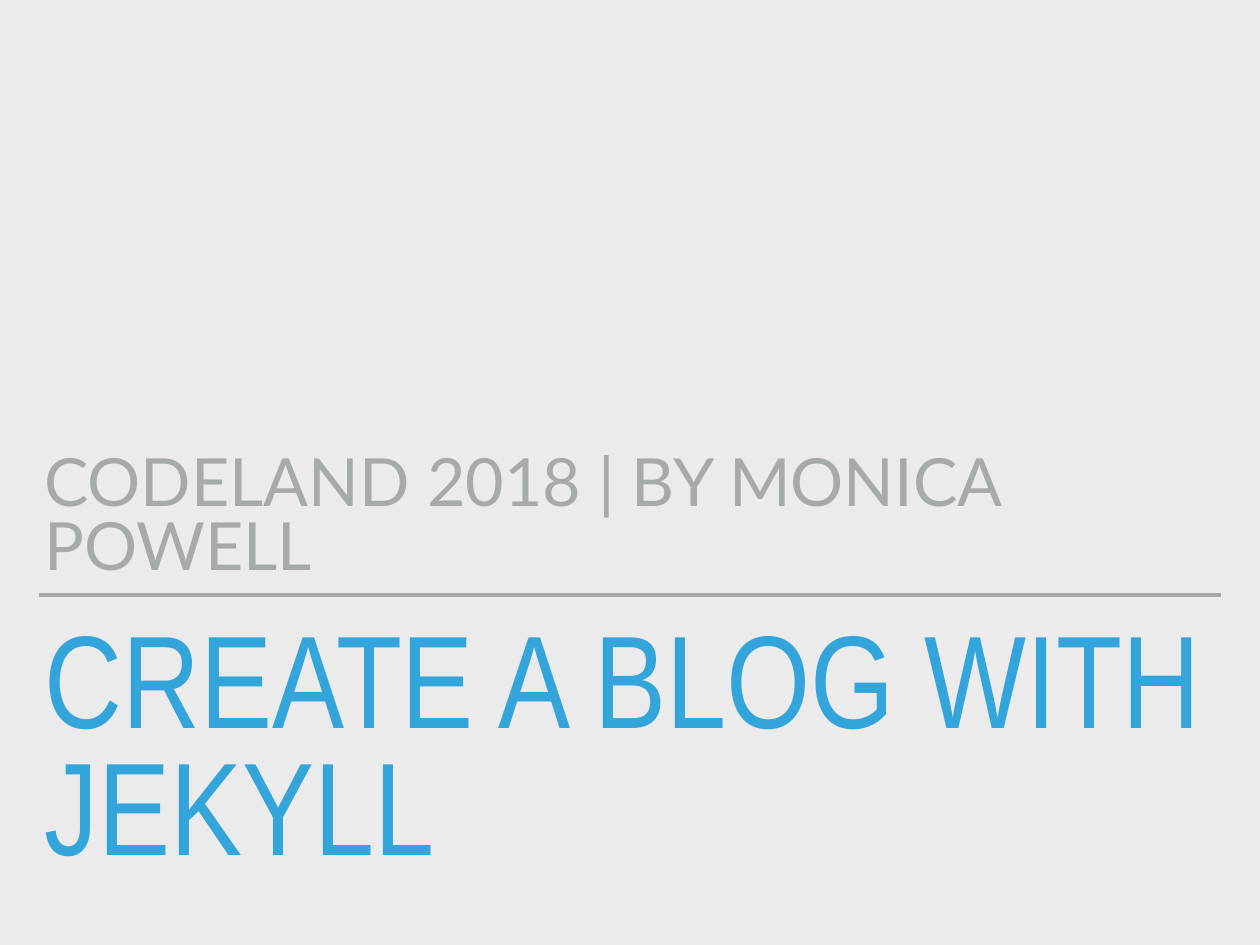
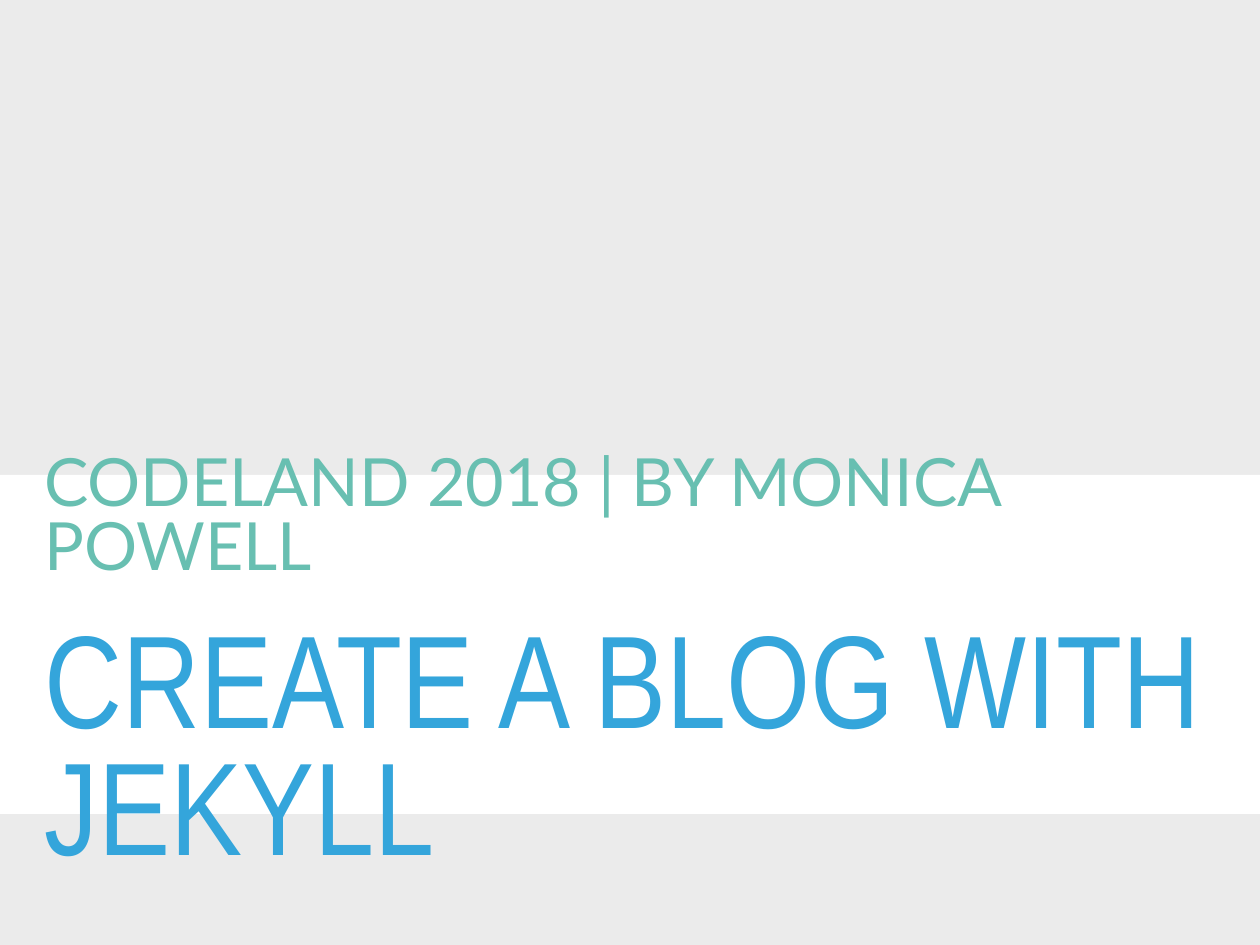
Before and after one commit to M0nica/codeland-workshop, a slide deck: slide 1 of codeland2018.pptx. Drawn at 1260x945 pixels with LibreOffice and Linux fonts; fonts in the diff are those of the drawing; background and template pictures are left out. Boxes give left, top, right and bottom in pixels: in the first picture for what was removed or moved away, otherwise in the second. Text is boxed around its words. In the diff, an @@ line names an element or a change of style, - is before the commit and + after.

```diff
--- a/codeland2018.pptx
+++ b/codeland2018.pptx
@@ subtitle "CODELAND 2018 | BY MONICA ..." at (44, 458, 1002, 571): text colour #A6AAA9 to #68BFB1 @@
@@ rectangle added at (0, 475, 1260, 814), fill #FFFFFF @@
@@ line removed from (39, 595) to (1221, 595) @@
@@ title "CREATE A BLOG WITH JEKYLL" at (44, 636, 1200, 857): text colour #34A5DA to #34A5DB @@
```
Also in this commit, not shown: 6 other slides changed, 6 slides added, 1 other file.
